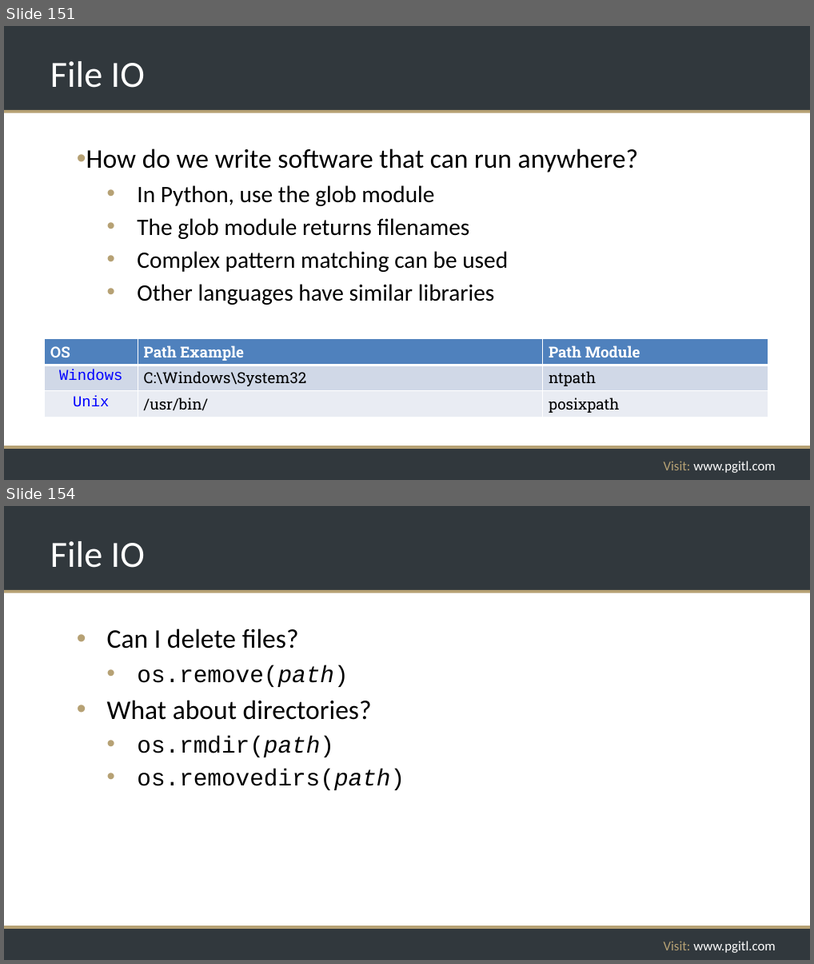
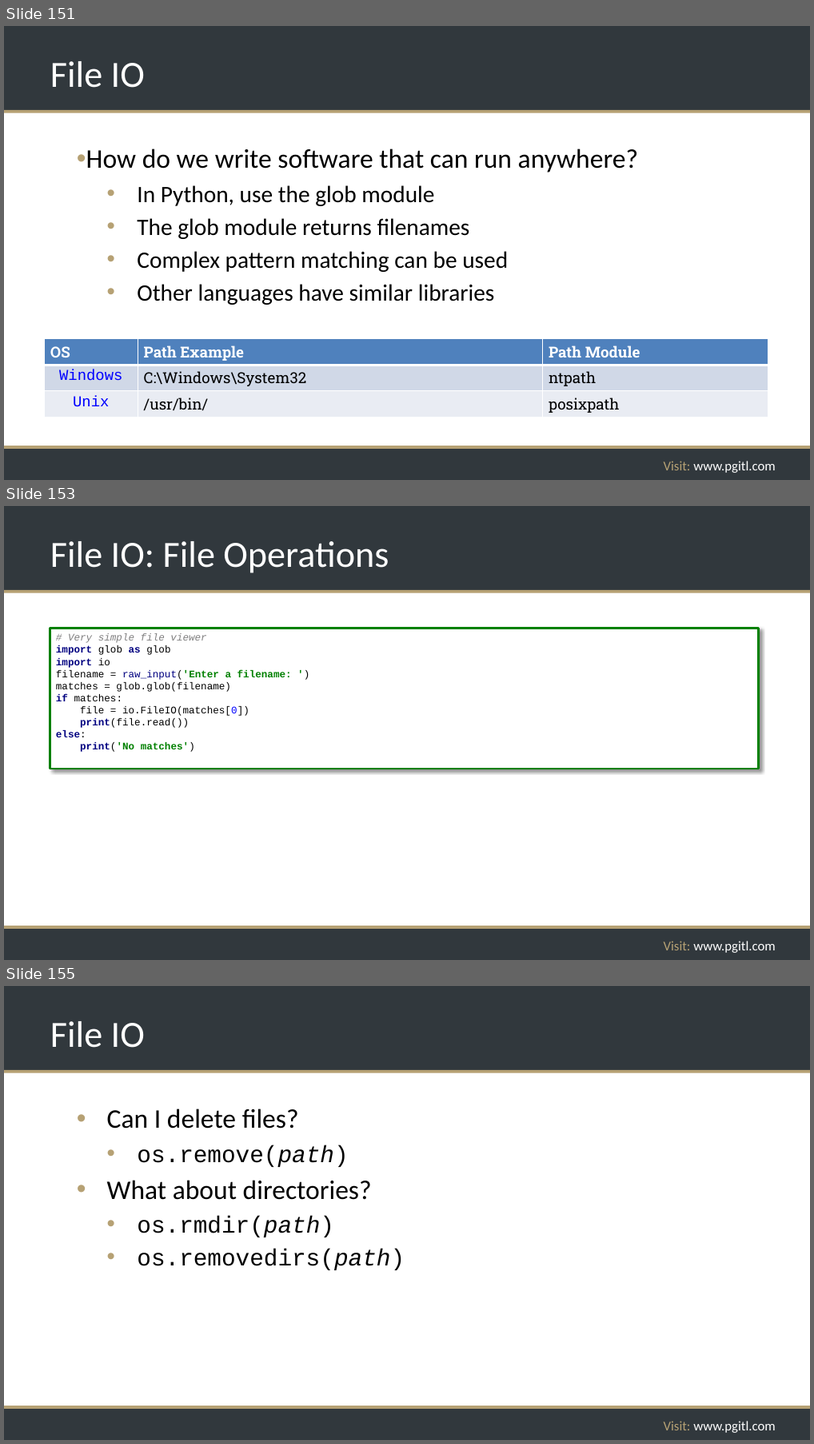
Before and after one commit to rikkouri/project-a, a slide deck: Programming Foundations.pptx. Shown one above the other, each under a label of ours: slides 151 and 154 before the commit, slides 151, 153 and 155 after it; the slides between them are not shown. The pictures are 814x964 and 814x1444 pixels, drawn with LibreOffice and Linux fonts; fonts in the diff are those of the drawing; background and template pictures are left out. Boxes give left, top, right and bottom in pixels: in the first picture for what was removed or moved away, otherwise in the second. Text is boxed around its words. In the diff, an @@ line names an element or a change of style, - is before the commit and + after.

```diff
--- a/Programming Foundations.pptx
+++ b/Programming Foundations.pptx
@@ slide 153 added at [4,506,810,960], background #FFFFFF; not listed: 5 template elements that a slide beside it also shows @@
@@ title added at [50,541,389,573], 44 pt, text #FFFFFF @@
+File IO: File Operations
@@ rectangle added at [50,628,759,768], fill #FFFFFF, outline #008000 2.25 pt, 12 pt, text #000000 @@
+# Very simple file viewer
+import glob as glob
+import io
+filename = raw_input('Enter a filename: ')
+matches = glob.glob(filename)
+if matches:
+file = io.FileIO(matches[0])
+print(file.read())
+else:
+print('No matches')
@@ what was slide 154 is now slide 155 @@
```
Also in this commit, not shown: 4 slides changed.
